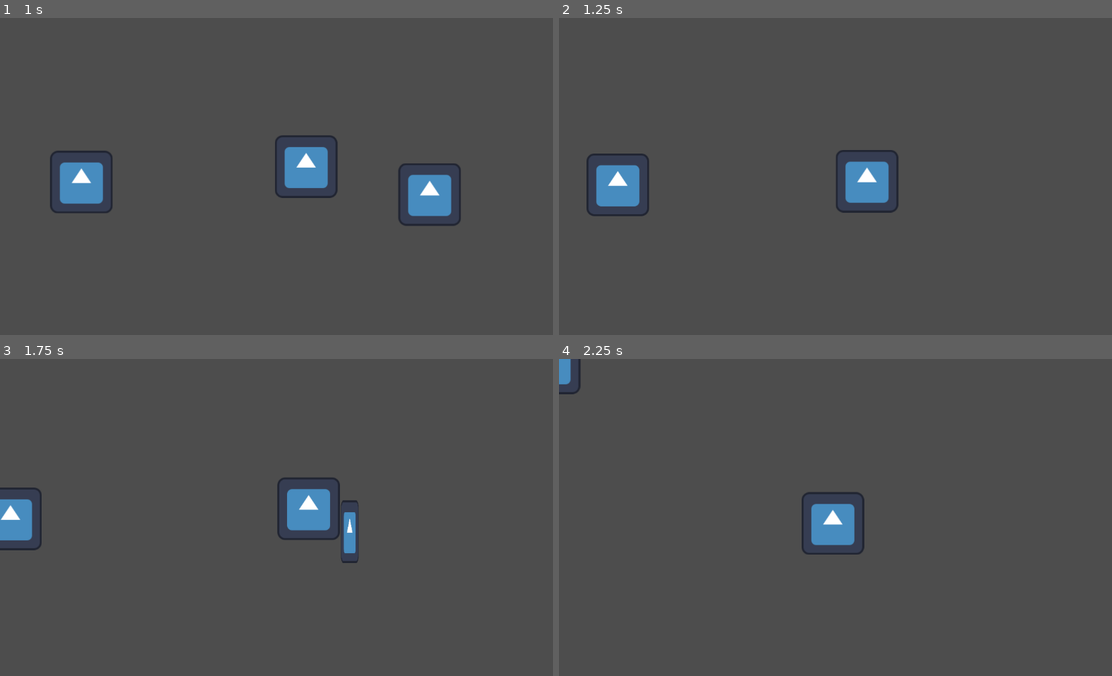
Above: before the commit, frames 1-4 (two rows, left to right).
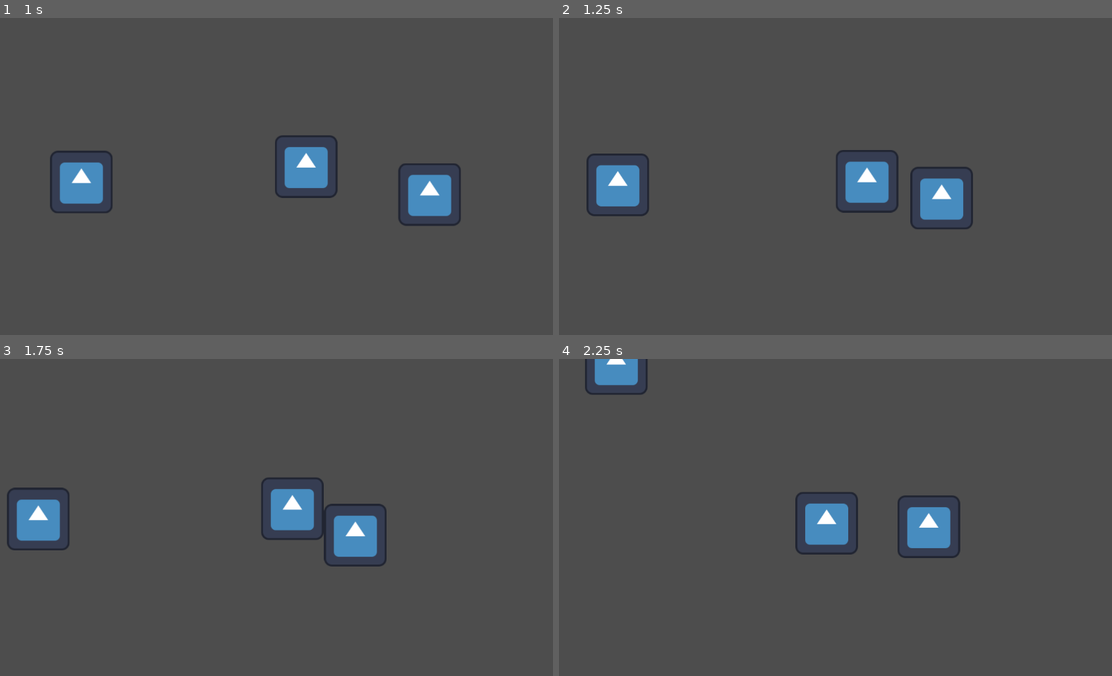
Above: after the commit, the same moments.

Repository: wizjineer/ugj-104-actual
Game: Godot game, scene res://scenes/main.tscn
The game is run twice, just before and just after one commit, with the same random seed, the same clock (stepped at 60 frames per second) and the same inputs. The engine's default icon, where the game draws it, is replaced by a stand-in: a white triangle on a blue panel in a dark square.
Inputs (mouse positions are in pixels of both pictures, inside the frame that each line leads up to):
- Up to frame 1 (1 s): move the mouse to (403, 160) at 0.52 s; press the mouse at (403, 160) at 0.53 s; hold D (right) from 0.53 s (still down); tap Space (jump) at 0.77 s
- Up to frame 2 (1.25 s): keep holding D (right)
- Up to frame 3 (1.75 s): keep holding D (right); move the mouse to (171, 533) at 1.27 s; release the mouse at (171, 533) at 1.28 s; click (171, 533) at 1.35 s; tap Space (jump) at 1.52 s
- Up to frame 4 (2.25 s): move the mouse to (896, 447) at 2.02 s; release D (right) at 2.03 s; press the mouse at (896, 447) at 2.03 s; hold A (left) from 2.03 s (still down)

Frame 1 is identical in both runs. In frame 2, 1.3% of the frame differs, in the area x 63-75%, y 46-67%; in frame 3, 3.6%, in the area x 0-70%, y 37-66%; in frame 4, 3.2%.

Commit message:
combat done no animatonm
the health is a bit laggy but it takes a consistant ammount of hits to take down so i say it sgood enough

Diff:
--- a/recources/crawler.tres
+++ b/recources/crawler.tres
@@ -6,5 +6,5 @@
 [resource]
 script = ExtResource("1_0qsh7")
 texture = ExtResource("2_uvvis")
-health = 1
+health = 5
 dammadge = 1
--- a/scenes/player.tscn
+++ b/scenes/player.tscn
@@ -9,6 +9,33 @@
 
 [sub_resource type="RectangleShape2D" id="RectangleShape2D_kqdah"]
 size = Vector2(38, 129)
+
+[sub_resource type="Animation" id="Animation_1cuac"]
+length = 0.001
+tracks/0/type = "value"
+tracks/0/imported = false
+tracks/0/enabled = true
+tracks/0/path = NodePath("Icon:visible")
+tracks/0/interp = 1
+tracks/0/loop_wrap = true
+tracks/0/keys = {
+"times": PackedFloat32Array(0),
+"transitions": PackedFloat32Array(1),
+"update": 1,
+"values": [false]
+}
+tracks/1/type = "value"
+tracks/1/imported = false
+tracks/1/enabled = true
+tracks/1/path = NodePath("Icon:position")
+tracks/1/interp = 1
+tracks/1/loop_wrap = true
+tracks/1/keys = {
+"times": PackedFloat32Array(0),
+"transitions": PackedFloat32Array(1),
+"update": 0,
+"values": [Vector2(81, -70)]
+}
 
 [sub_resource type="Animation" id="Animation_4nqu4"]
 resource_name = "new_animation"
@@ -35,33 +62,6 @@
 "transitions": PackedFloat32Array(1, 1),
 "update": 0,
 "values": [Vector2(81, -70), Vector2(84, 47)]
-}
-
-[sub_resource type="Animation" id="Animation_1cuac"]
-length = 0.001
-tracks/0/type = "value"
-tracks/0/imported = false
-tracks/0/enabled = true
-tracks/0/path = NodePath("Icon:visible")
-tracks/0/interp = 1
-tracks/0/loop_wrap = true
-tracks/0/keys = {
-"times": PackedFloat32Array(0),
-"transitions": PackedFloat32Array(1),
-"update": 1,
-"values": [false]
-}
-tracks/1/type = "value"
-tracks/1/imported = false
-tracks/1/enabled = true
-tracks/1/path = NodePath("Icon:position")
-tracks/1/interp = 1
-tracks/1/loop_wrap = true
-tracks/1/keys = {
-"times": PackedFloat32Array(0),
-"transitions": PackedFloat32Array(1),
-"update": 0,
-"values": [Vector2(81, -70)]
 }
 
 [sub_resource type="AnimationLibrary" id="AnimationLibrary_rxtep"]
@@ -109,6 +109,7 @@
 texture = ExtResource("1_2lefj")
 
 [connection signal="timeout" from="attack_durashan" to="." method="_on_dash_timer_timeout"]
+[connection signal="timeout" from="attack_durashan" to="." method="_on_attack_durashan_timeout"]
 [connection signal="timeout" from="attack_cooldown" to="." method="_on_dash_cooldown_timeout"]
 [connection signal="timeout" from="attack_cooldown" to="." method="_on_attack_cooldown_timeout"]
 [connection signal="body_entered" from="Area2D" to="." method="_on_area_2d_body_entered"]
--- a/scripts/enemy.gd
+++ b/scripts/enemy.gd
@@ -41,9 +41,12 @@
 		update_raycast_position()
 
 func take_damage(amount: int) -> void:
-	health -= amount
-	if health <= 0:
-		_die()
+	if !attacked:
+		health -= amount
+		if health <= 0:
+			_die()
+		attacked = true
+		$imunity_timer.start()
 
 func _die() -> void:
 	queue_free()
--- a/scripts/player.gd
+++ b/scripts/player.gd
@@ -16,7 +16,7 @@
 	if Input.is_action_pressed("attack"):
 		attacking = true
 		cooldown = true
-		$AnimationPlayer.play("new_animation")
+		attack = true
 		$attack_cooldown.start()
 		$attack_durashan.start()
 
@@ -53,9 +53,11 @@
 
 	for body in overlaping_bodies:
 		if body.is_in_group("enemies"):
-			body.take_damage(2)
+			if attacking:
+				body.take_damage(2)
 
+func _on_attack_durashan_timeout() -> void:
+	attacking = false
 
-
-func _on_area_2d_body_exited(body: Node2D) -> void:
+func _on_attack_cooldown_timeout() -> void:
 	attack = false
